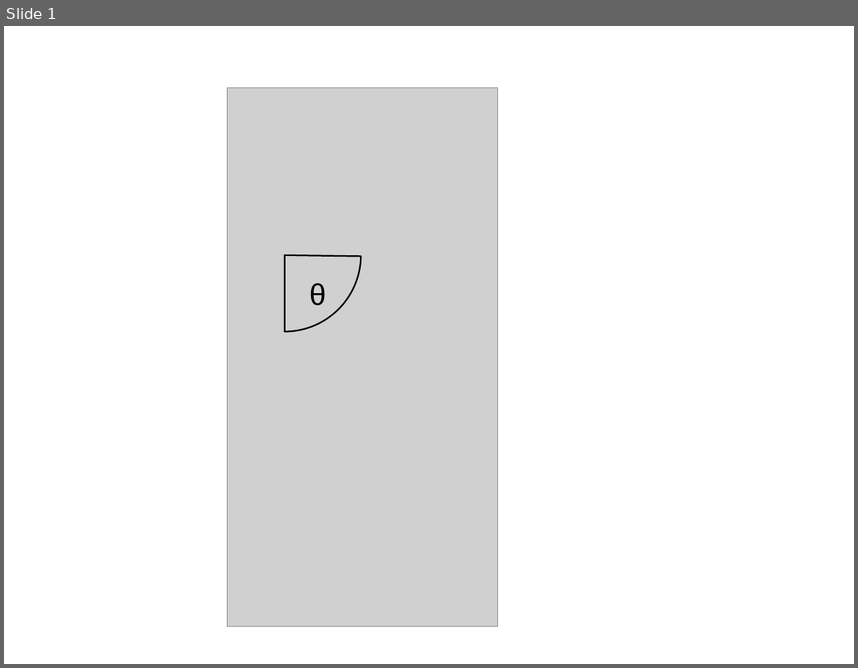
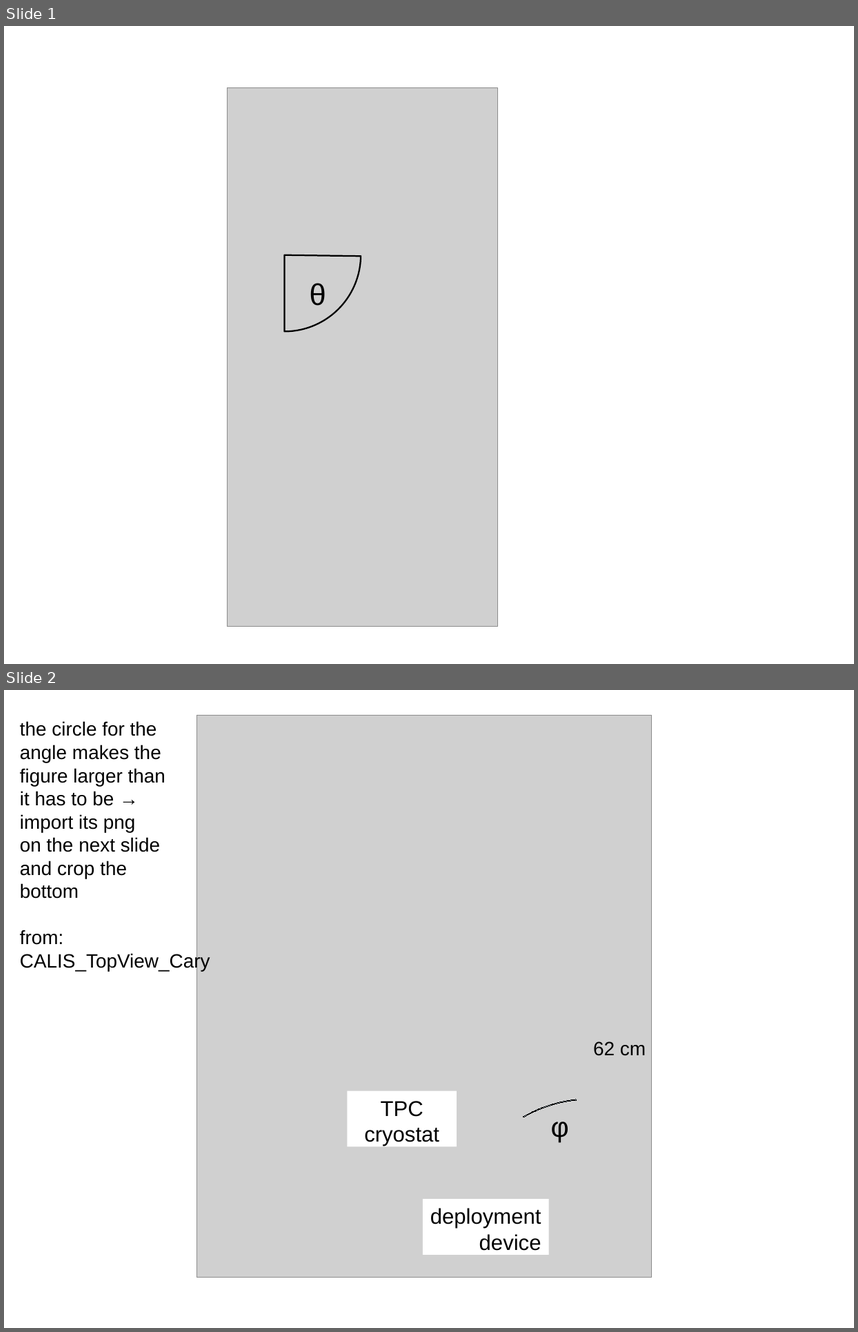
Before and after one commit to berndreinhold/DS_Hawaii, a slide deck: CalibHardwarePaper/Figures/DeploymentDevice_XY_view.odp. Shown one above the other, each under a label of ours: slide 1 before the commit, slides 1 and 2 after it. The pictures are 858x668 and 858x1332 pixels, drawn with LibreOffice and Linux fonts; fonts in the diff are those of the drawing; grey boxes stand for pictures. Boxes give left, top, right and bottom in pixels: in the first picture for what was removed or moved away, otherwise in the second. Text is boxed around its words. In the diff, an @@ line names an element or a change of style, - is before the commit and + after.

```diff
--- a/CalibHardwarePaper/Figures/DeploymentDevice_XY_view.odp
+++ b/CalibHardwarePaper/Figures/DeploymentDevice_XY_view.odp
@@ slide 2 added at box(4, 690, 854, 1328), background #FFFFFF @@
@@ text added at box(20, 721, 210, 971), 18 pt, text #000000 @@
+the circle for the
+angle makes the
+figure larger than
+it has to be →
+import its png
+on the next slide
+and crop the
+bottom
+from:
+CALIS_TopView_Cary
@@ group added at box(197, 716, 762, 1328): 2 rectangles, 2 texts, 1 picture, 1 arch (boxed as its full ring) @@
+TPC
+cryostat
+deployment
+device
+φ
+62 cm
```
Also in this commit, not shown: 2 other slides added, 1 slide removed, 5 other files.
